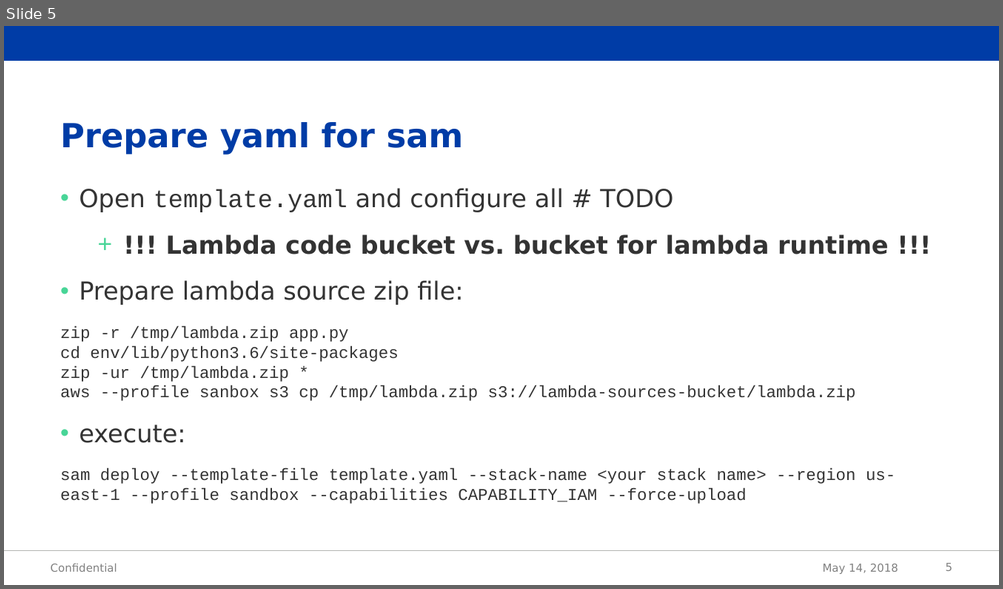
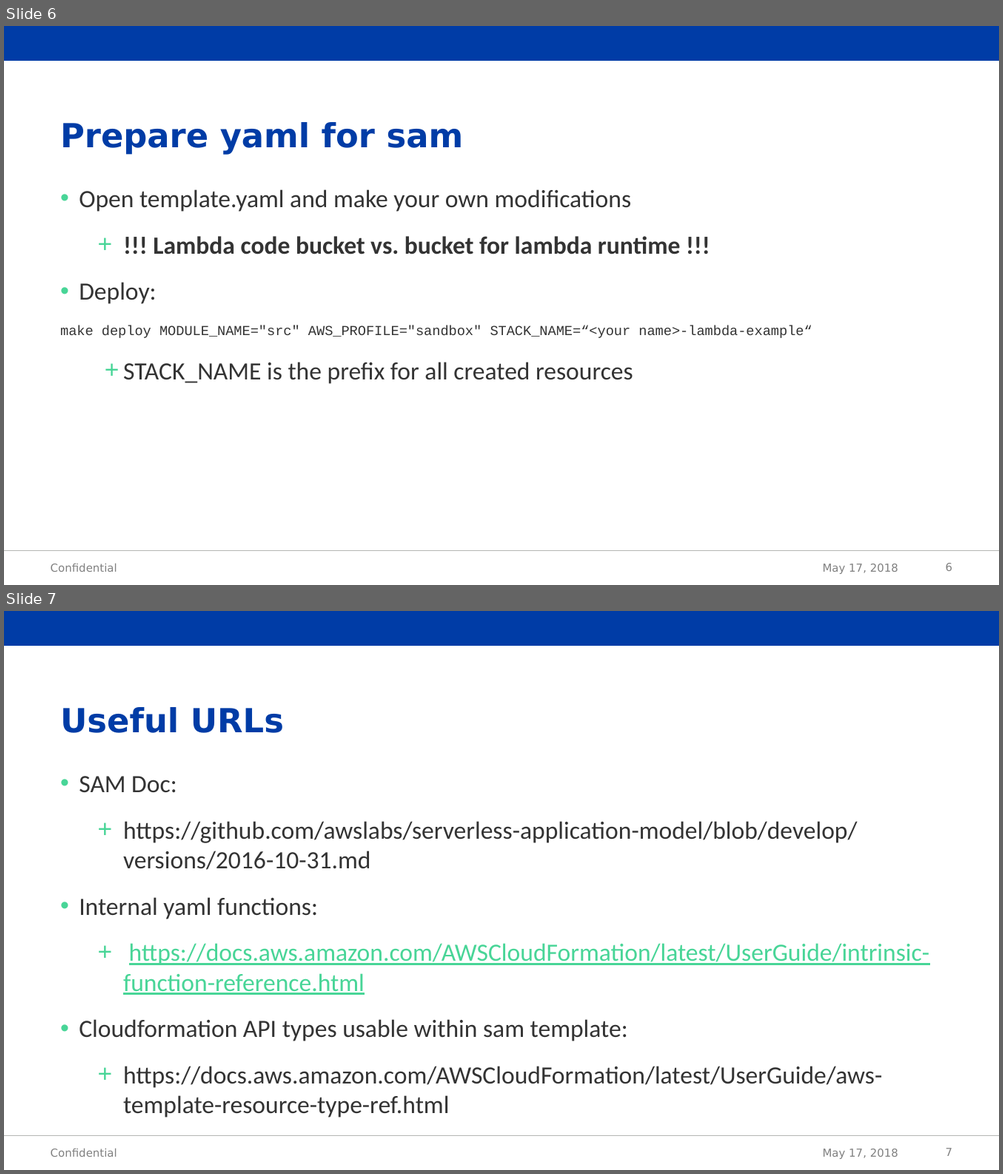
Before and after one commit to jakubzeman-acc/aws-sam-hello-world, a slide deck: demo.pptx. Shown one above the other, each under a label of ours: slide 5 before the commit, slides 6 and 7 after it. The pictures are 1003x589 and 1003x1174 pixels, drawn with LibreOffice and Linux fonts; fonts in the diff are those of the drawing; background and template pictures are left out. Boxes give left, top, right and bottom in pixels: in the first picture for what was removed or moved away, otherwise in the second. Text is boxed around its words. In the diff, an @@ line names an element or a change of style, - is before the commit and + after.

```diff
--- a/demo.pptx
+++ b/demo.pptx
@@ slide 7 added at bbox=[4, 611, 999, 1170], background #FFFFFF; not listed: 2 template elements that a slide beside it also shows @@
@@ title added at bbox=[60, 707, 284, 733], 24 pt, text #003CA6, bold @@
+Useful URLs
@@ text added at bbox=[79, 776, 929, 1118], 18 pt, text #333333 @@
+• SAM Doc:
+  + https://github.com/awslabs/serverless-application-model/blob/develop/versions/2016-10-31.md
+• Internal yaml functions:
+  + https://docs.aws.amazon.com/AWSCloudFormation/latest/UserGuide/intrinsic-function-reference.html
+• Cloudformation API types usable within sam template:
+  + https://docs.aws.amazon.com/AWSCloudFormation/latest/UserGuide/aws-template-resource-type-ref.html
@@ text added at bbox=[51, 1148, 117, 1157], 8 pt, text #808080 @@
+Confidential
@@ text added at bbox=[822, 1149, 898, 1159], 8 pt, text #808080 @@
+May 17, 2018
@@ page number added at bbox=[945, 1148, 952, 1156], 8 pt, text #808080 @@
+7
@@ what was slide 5 is now slide 6 @@
@@ slide 6 changed as well @@
@@ text at bbox=[79, 190, 631, 212]: text changed; font DejaVu Sans to Calibri @@
-• Open template.yaml and configure all # TODO
+• Open template.yaml and make your own modifications
@@ text at bbox=[153, 236, 680, 255]: font DejaVu Sans to Calibri in "!!! Lambda code bucket vs. bucket for ..." @@
@@ text at bbox=[60, 282, 811, 384]: text changed; size 12 to 10 pt @@
-• Prepare lambda source zip file:
-zip -r /tmp/lambda.zip app.py
-cd env/lib/python3.6/site-packages
-zip -ur /tmp/lambda.zip *
-aws --profile sanbox s3 cp /tmp/lambda.zip s3://lambda-sources-bucket/lambda.zip
-• execute:
-sam deploy --template-file template.yaml --stack-name <your stack name> --region us-east-1 --profile sandbox --capabilities CAPABILITY_IAM --force-upload
+• Deploy:
+make deploy MODULE_NAME="src" AWS_PROFILE="sandbox" STACK_NAME=“<your name>-lambda-example“
+  + STACK_NAME is the prefix for all created resources
@@ text at bbox=[822, 564, 898, 574]: text changed @@
-May 14, 2018
+May 17, 2018
@@ page number at bbox=[945, 563, 952, 571]: text changed @@
-5
+6
```
Also in this commit, not shown: 4 other slides changed, 1 other slide added.
